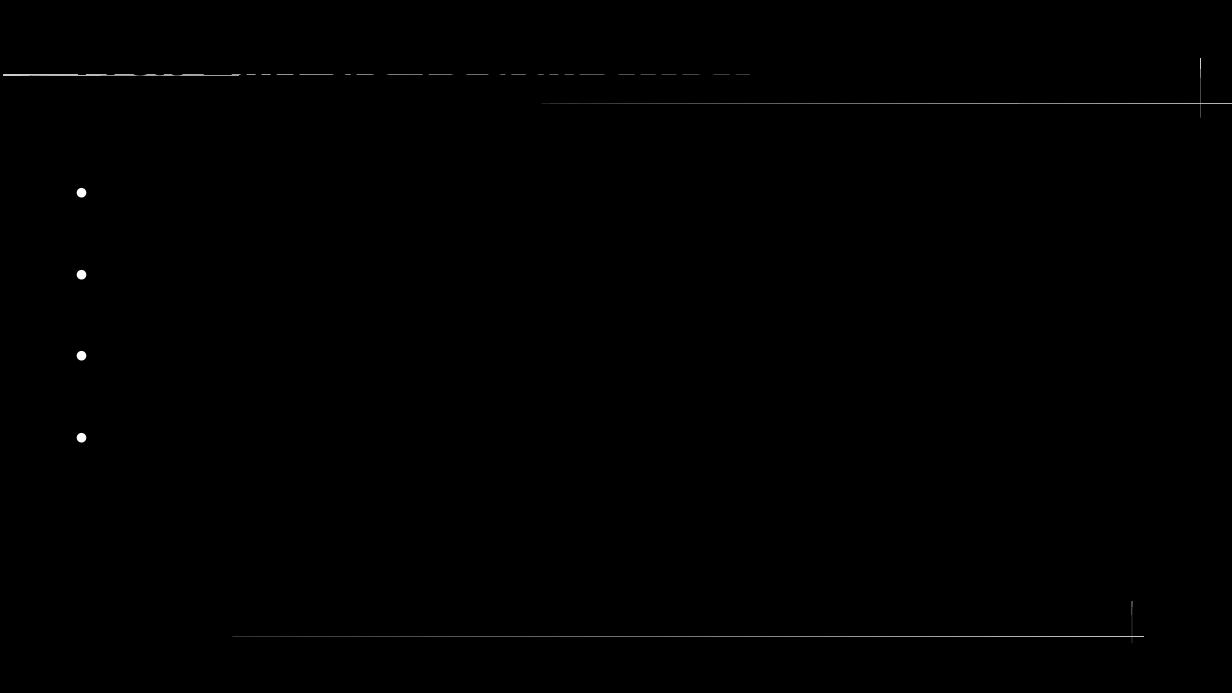
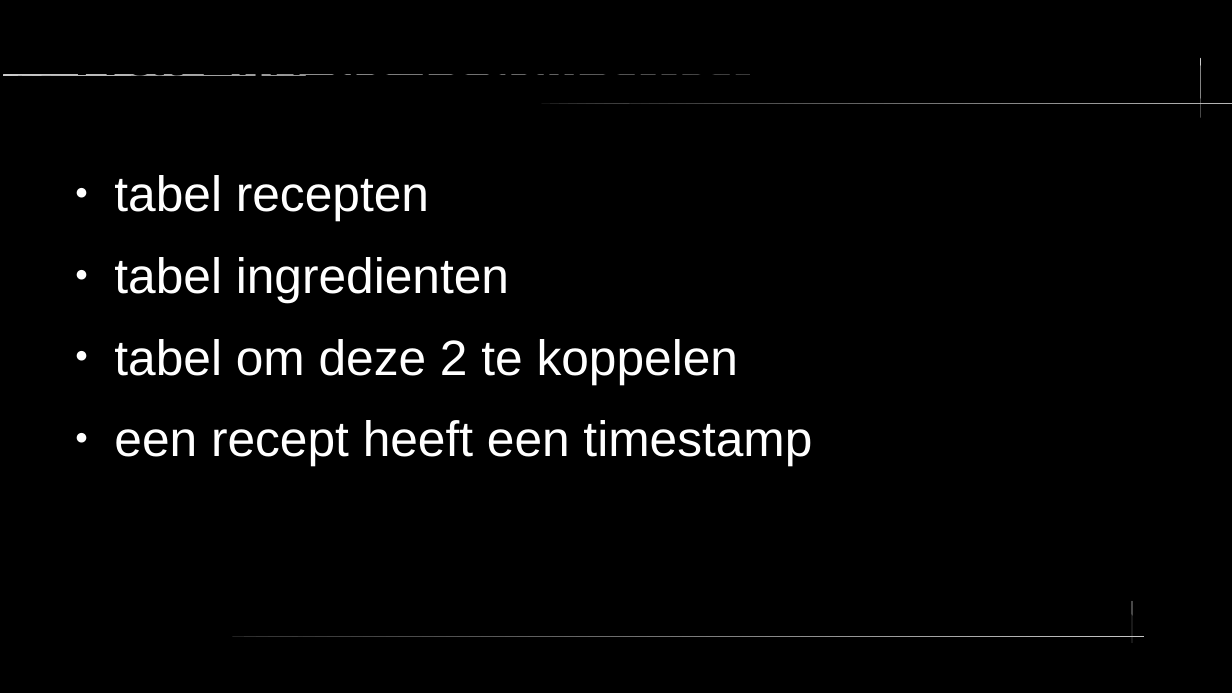
Before and after one commit to e10ne/receptenboek, a slide deck: slide 5 of receptenboek.pptx. Drawn at 1232x693 pixels with LibreOffice and Linux fonts; fonts in the diff are those of the drawing. Boxes give left, top, right and bottom in pixels: in the first picture for what was removed or moved away, otherwise in the second. Text is boxed around its words. In the diff, an @@ line names an element or a change of style, - is before the commit and + after.

```diff
--- a/receptenboek.pptx
+++ b/receptenboek.pptx
@@ freeform shape at <box>542,103,1232,104</box>: outline redrawn @@
@@ text added at <box>114,175,812,466</box>, 32 pt, text #FFFFFF @@
+● tabel recepten
+● tabel ingredienten
+● tabel om deze 2 te koppelen
+● een recept heeft een timestamp
```
Also in this commit, not shown: 7 other slides changed.
